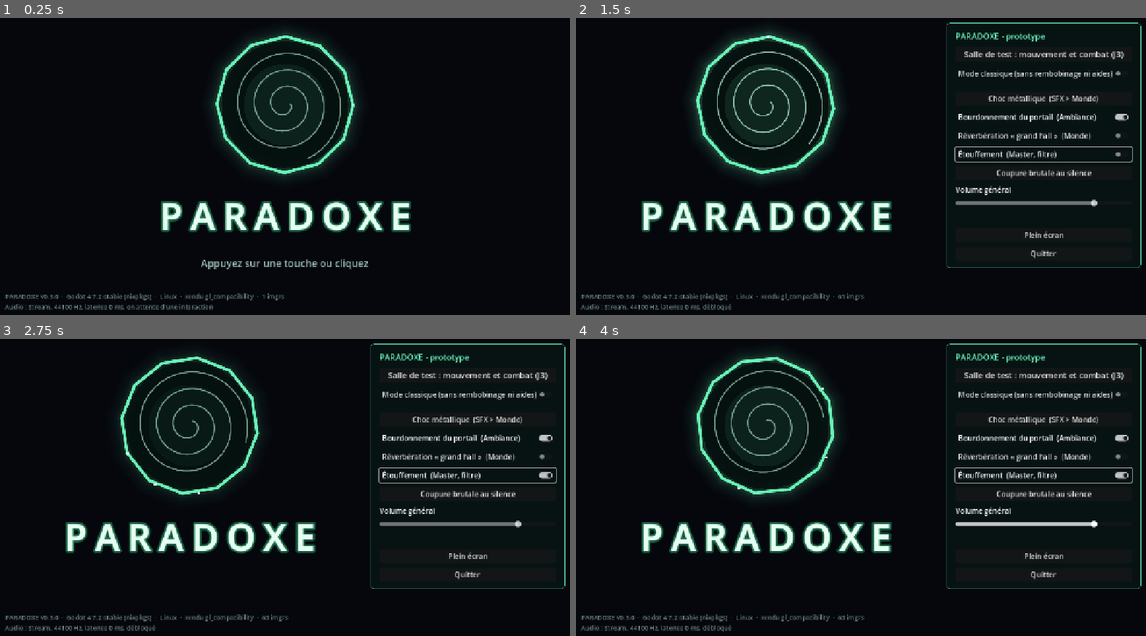
Above: before the commit, frames 1-4 (two rows, left to right).
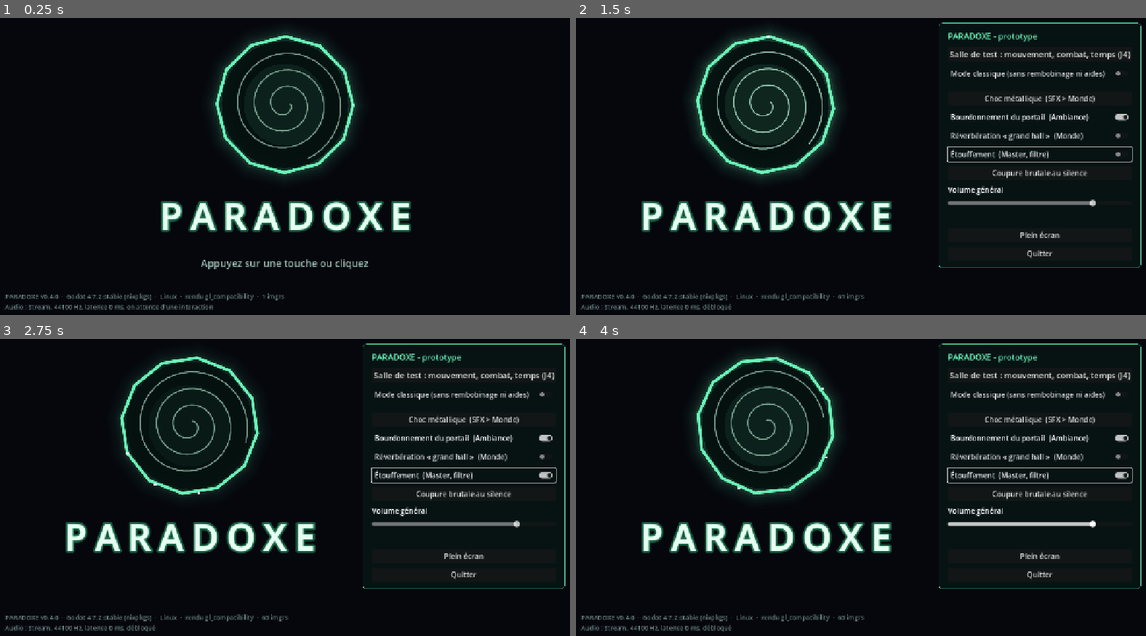
Above: after the commit, the same moments.

Repository: zephenix/paradoxe
Game: Godot game, scene res://scenes/ui/title_screen.tscn
Two runs of this game, one before a commit and one after it. Both use one fixed random seed, a clock stepped at 60 frames per second and the inputs below.
Inputs (mouse positions are in pixels of both pictures, inside the frame that each line leads up to):
- Up to frame 1 (0.25 s): no input
- Up to frame 2 (1.5 s): tap Enter at 0.5 s; move the mouse to (986, 136) at 0.52 s; hold Shift (run) 0.53-1.28 s; hold Right (move_right) from 0.53 s (still down); click (986, 136) at 0.67 s; tap Space (jump) at 0.77 s; move the mouse to (747, 169) at 1.27 s; tap Tab (bracelet) at 1.35 s
- Up to frame 3 (2.75 s): tap Space (jump) at 1.52 s; tap Shift (run) at 1.55, 2.3 s; move the mouse to (342, 404) at 2.02 s; release Right (move_right) at 2.03 s; hold Left (move_left) from 2.03 s (still down); hold X (fire) from 2.03 s (still down)
- Up to frame 4 (4 s): move the mouse to (832, 540) at 2.77 s; release Left (move_left) at 2.78 s; release X (fire) at 2.78 s; hold Right (move_right) from 2.78 s (still down); tap E (interact) at 2.85 s; click (832, 540) at 2.92 s; tap Space (jump) at 3.02, 3.77 s; tap Shift (run) at 3.05 s; move the mouse to (1037, 523) at 3.52 s; hold Shift (run) from 3.53 s (still down); tap Q (order) at 3.6 s

The runs differ from the first frame. In frame 1, less than 0.1% of the frame differs, in the area x 8-10%, y 93-95%; in frame 2, 3.1%; in frame 3, 3.1%; in frame 4, 3.1%, in the area x 8-98%, y 1-95%.

Commit message:
J4 : documentation, version 0.4.0
- JOURNAL (J4), PLAN (précisions §5.5 et §5.9), SOUND_DESIGN (sons du
  rembobinage), README (état, mort et rembobinage), CLAUDE.md (tests de la
  séquence de mort, interface des objets rembobinables).
- Écran titre : « Salle de test : mouvement, combat, temps (J4) ».
- Outils de capture : sons arrêtés avant de quitter.

Co-Authored-By: Claude Opus 5.5 <noreply@anthropic.com>
Claude-Session: https://claude.ai/code/session_013DURmfCw4yuER34Ptqj5id

Diff:
--- a/project.godot
+++ b/project.godot
@@ -9,7 +9,7 @@
 
 config/name="PARADOXE"
 config/description="Prototype de jeu de plateforme cinématique 2D (Godot 4)."
-config/version="0.3.0"
+config/version="0.4.0"
 run/main_scene="res://scenes/ui/title_screen.tscn"
 config/features=PackedStringArray("4.7", "GL Compatibility")
 config/icon="res://icon.svg"
--- a/scenes/ui/title_screen.tscn
+++ b/scenes/ui/title_screen.tscn
@@ -109,7 +109,7 @@
 unique_name_in_owner = true
 layout_mode = 2
 theme_override_font_sizes/font_size = 18
-text = "Salle de test : mouvement et combat (J3)"
+text = "Salle de test : mouvement, combat, temps (J4)"
 
 [node name="ClassicToggle" type="CheckButton" parent="TestPanel/Items"]
 unique_name_in_owner = true
--- a/tools/godot/level_tour.gd
+++ b/tools/godot/level_tour.gd
@@ -108,6 +108,13 @@
 	death.rewind_held = false
 	await _frames(20)
 	await _shot("tour_13_resumed")
+	# Sons arrêtés avant de quitter (sinon « fuite » affichée, voir tests/run_tests.gd).
+	for node in root.find_children("*", "AudioStreamPlayer", true, false):
+		(node as AudioStreamPlayer).stop()
+	for node in root.find_children("*", "AudioStreamPlayer2D", true, false):
+		(node as AudioStreamPlayer2D).stop()
+	OS.delay_msec(250)
+	await _frames(2)
 	quit()
 
 
--- a/tools/godot/screenshot.gd
+++ b/tools/godot/screenshot.gd
@@ -46,7 +46,18 @@
 	DirAccess.make_dir_recursive_absolute(_out_path.get_base_dir())
 	var err: Error = image.save_png(_out_path)
 	print("Capture %s (%dx%d) : %s" % [_out_path, image.get_width(), image.get_height(), error_string(err)])
+	_silence_audio()
 	return true  # « true » demande à Godot de quitter
+
+
+## Arrête les sons et laisse au moteur le temps de les libérer (sinon « fuite »
+## affichée à la sortie ; même raison que dans tests/run_tests.gd).
+func _silence_audio() -> void:
+	for node in root.find_children("*", "AudioStreamPlayer", true, false):
+		(node as AudioStreamPlayer).stop()
+	for node in root.find_children("*", "AudioStreamPlayer2D", true, false):
+		(node as AudioStreamPlayer2D).stop()
+	OS.delay_msec(250)
 
 
 func _tap_key(keycode: Key) -> void:
Not shown, changed: CLAUDE.md
Not shown, changed: README.md
Not shown, changed: docs/JOURNAL.md
Not shown, changed: docs/PLAN.md
Not shown, changed: docs/SOUND_DESIGN.md
